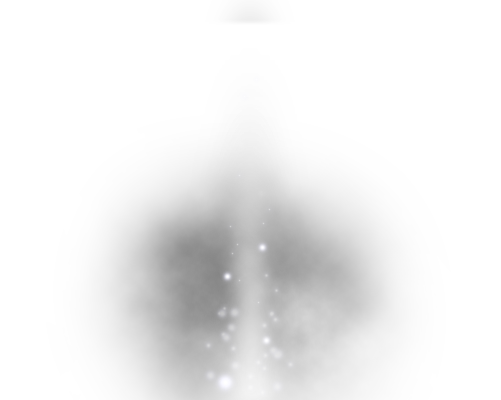
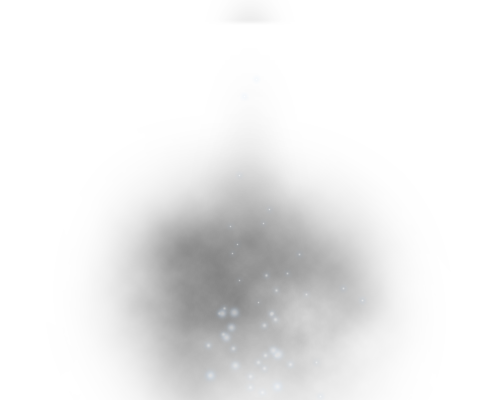
Before/after of a 501x400 layered artwork. What changed in the layer stack:
painted on "レイヤー 5" over (285, 252, 365, 399)
hid "レイヤー 4" over (213, 242, 272, 396)
hid "レイヤー 3" over (234, 77, 268, 200)
hid "レイヤー 7" over (214, 141, 286, 400)
